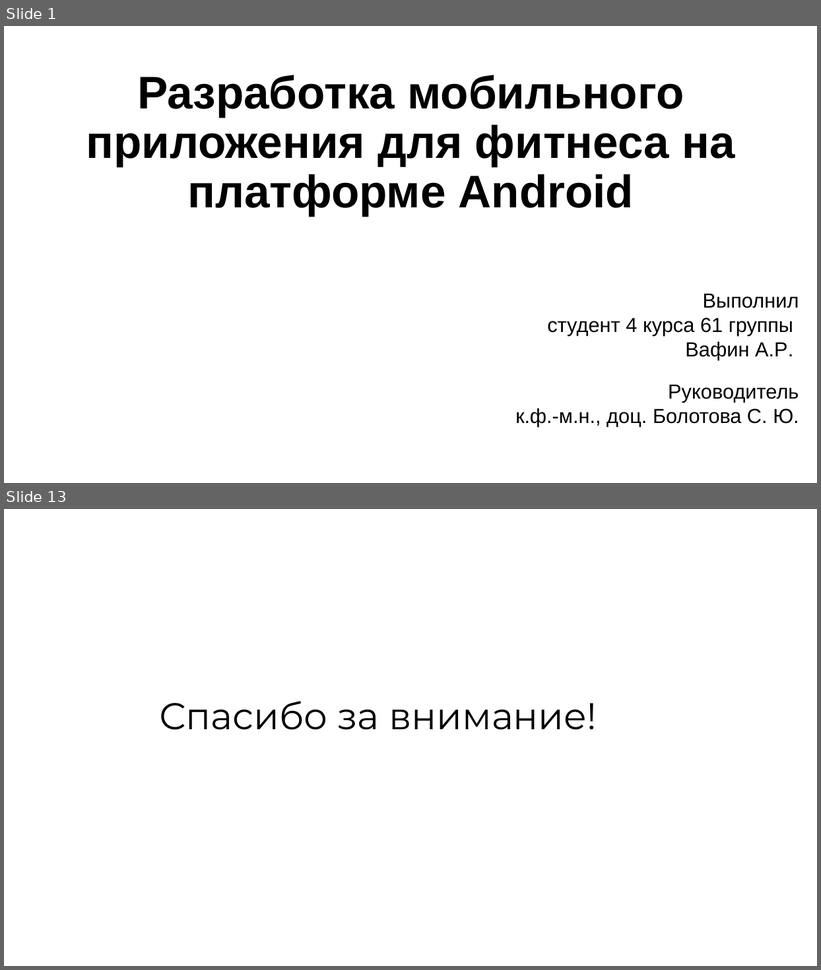
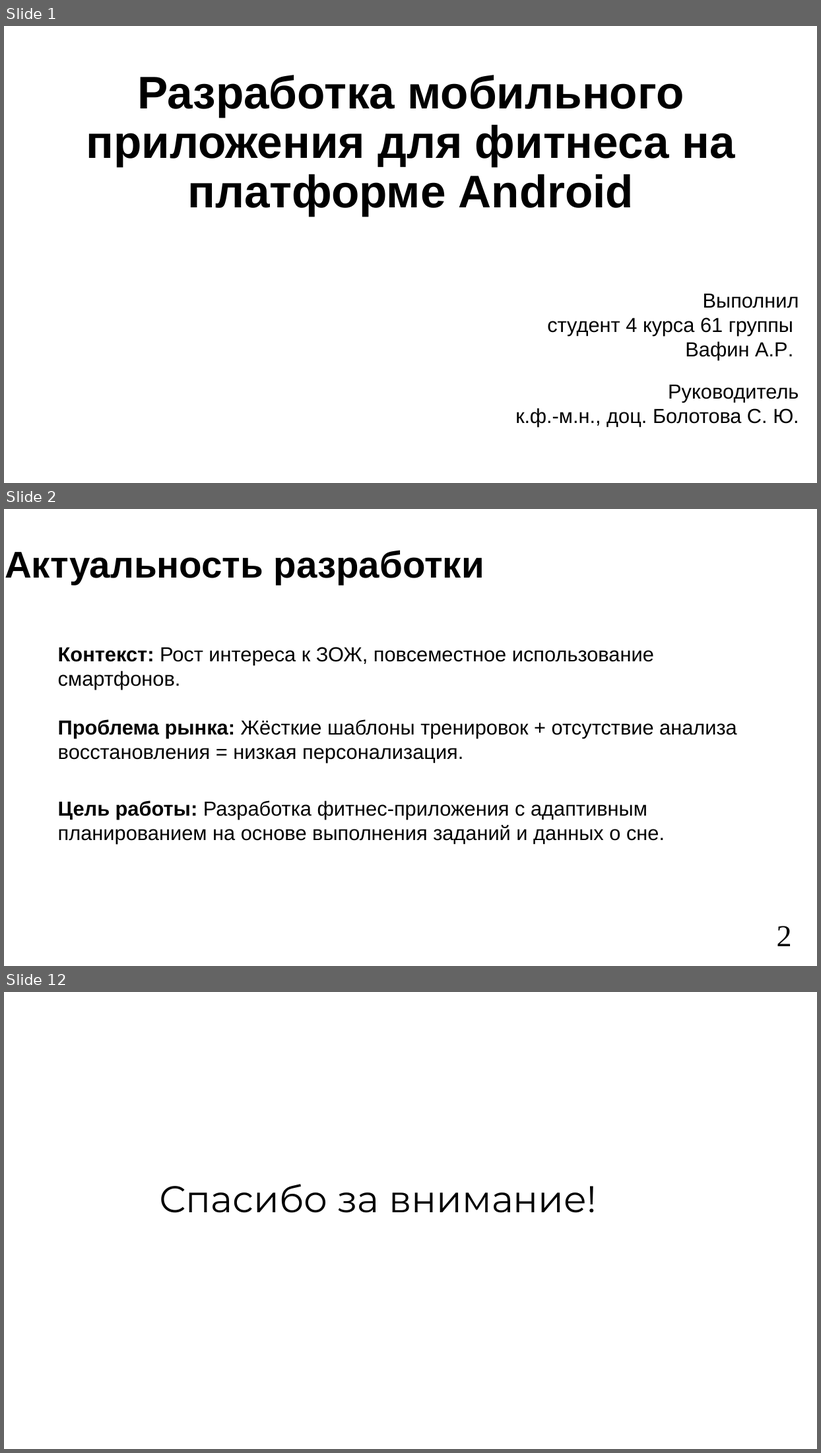
Before and after one commit to vafeenHub/VSU-scientific-activities_6-7-8-semester, a slide deck: src/works/diploma/presentation.odp. Shown one above the other, each under a label of ours: slides 1 and 13 before the commit, slides 1, 2 and 12 after it; the slides between them are not shown. The pictures are 821x970 and 821x1453 pixels, drawn with LibreOffice and Linux fonts; fonts in the diff are those of the drawing. Boxes give left, top, right and bottom in pixels: in the first picture for what was removed or moved away, otherwise in the second. Text is boxed around its words. In the diff, an @@ line names an element or a change of style, - is before the commit and + after.

```diff
--- a/src/works/diploma/presentation.odp
+++ b/src/works/diploma/presentation.odp
@@ slide 2 added at box(4, 509, 817, 966), background #FFFFFF @@
@@ title added at box(5, 550, 484, 584), 44 pt, text #000000, bold @@
+Актуальность разработки
@@ text added at box(58, 647, 737, 844), 24 pt, text #000000 @@
+Контекст: Рост интереса к ЗОЖ, повсеместное использование смартфонов.
+Проблема рынка: Жёсткие шаблоны тренировок + отсутствие анализа восстановления = низкая персонализация.
+Цель работы: Разработка фитнес-приложения с адаптивным планированием на основе выполнения заданий и данных о сне.
@@ page number added at box(777, 926, 792, 947), 36 pt, text #000000 @@
+2
@@ what was slide 13 is now slide 12 @@
```
Also in this commit, not shown: 5 slides changed, 4 other slides added, 6 slides removed, 3 other files.
